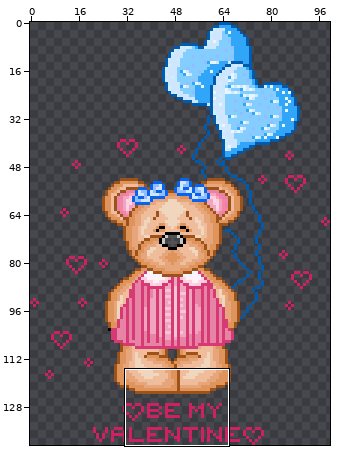
Two versions of one animated GIF sprite, tcg/events/2020/bingo/02/bingo-sigtagFeb20_Darlene.gif. The first picture is a wide view before the edit; the outline marks the close-up.
Close-up. Old version:
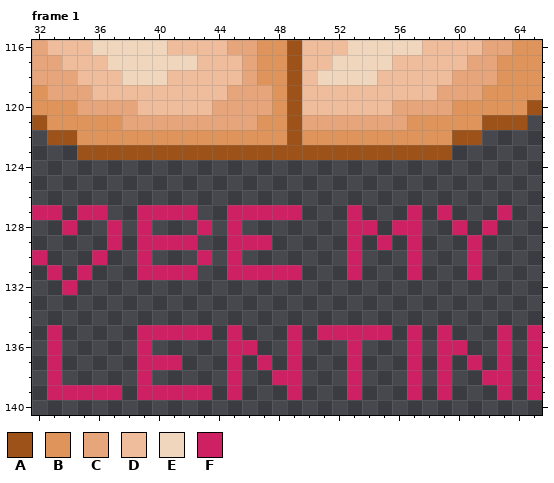
The file is 100x141 pixels, 2 frames. Shown: frame 1: x 32..65, y 116..140. The commit also changed other frames or places, which this record leaves out.
Palette (. is transparent): A #9c5218  B #de945a  C #e7a57b  D #efbd9c  E #efd6bd  F #ce2163
Pixels before, frame 1, first column x 32:
116 CDDDEEEEEDDDDCCBBADDDEEEEEDDDDCCBB
117 CCDDDEEEEEEDDDCBBADDEEEEDDDDDCCBBB
118 CCCDDDEEEDDDDDCBBADEEEEDDDDDCCCBBB
119 BCCCDDDDDDDDDCCCBADDDDDDDDDCCCBBBB
120 BBBCCCCDDDDDCCCCBADDDDDDCCCCBBBBBA
121 ABBBBBCCCCCCCCCBBACCCCCCCBBBBBAAA.
122 .AABBBBBBBBBBBBBBABBBBBBBBBBAA....
123 ...AAAAAAAAAAAAAAAAAAAAAAAAA......
124 ..................................
125 ..................................
126 ..................................
127 FF.FF..FFFF..FFFFF...F...F.F...F..
128 ..F..F.F...F.F.......FF.FF..F.F...
129 .....F.FFFF..FFF.....F.F.F...F....
130 F...F..F...F.F.......F...F...F....
131 .F.F...FFFF..FFFFF...F...F...F....
132 ..F...............................
133 ..................................
134 ..................................
135 .F.....FFFFF.F...F.FFFFF.F.F...F.F
136 .F.....F.....FF..F...F...F.FF..F.F
137 .F.....FFF...F.F.F...F...F.F.F.F.F
138 .F.....F.....F..FF...F...F.F..FF.F
139 .FFFFF.FFFFF.F...F...F...F.F...F.F
And afterwards:
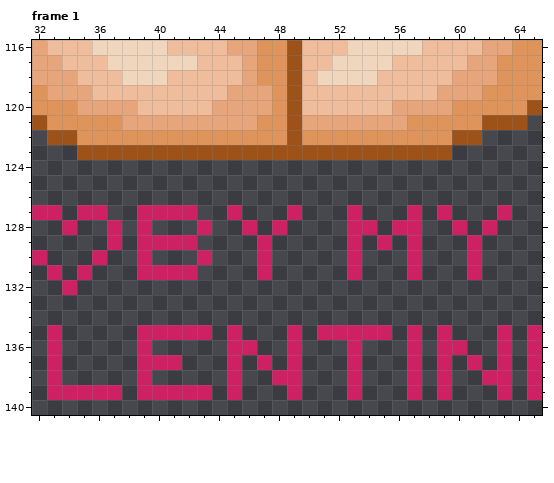
Edits made:
Changed rows in their new state; - is an unchanged pixel.
Frame 1:
first column x 45:
127 -...-
128 .F-F-
129 ..---
130 .-F--
131 ..-..
Changed places in both close-ups, as pixel boxes (x1, y1, x2, y2):
changed: (227, 205, 302, 280)
